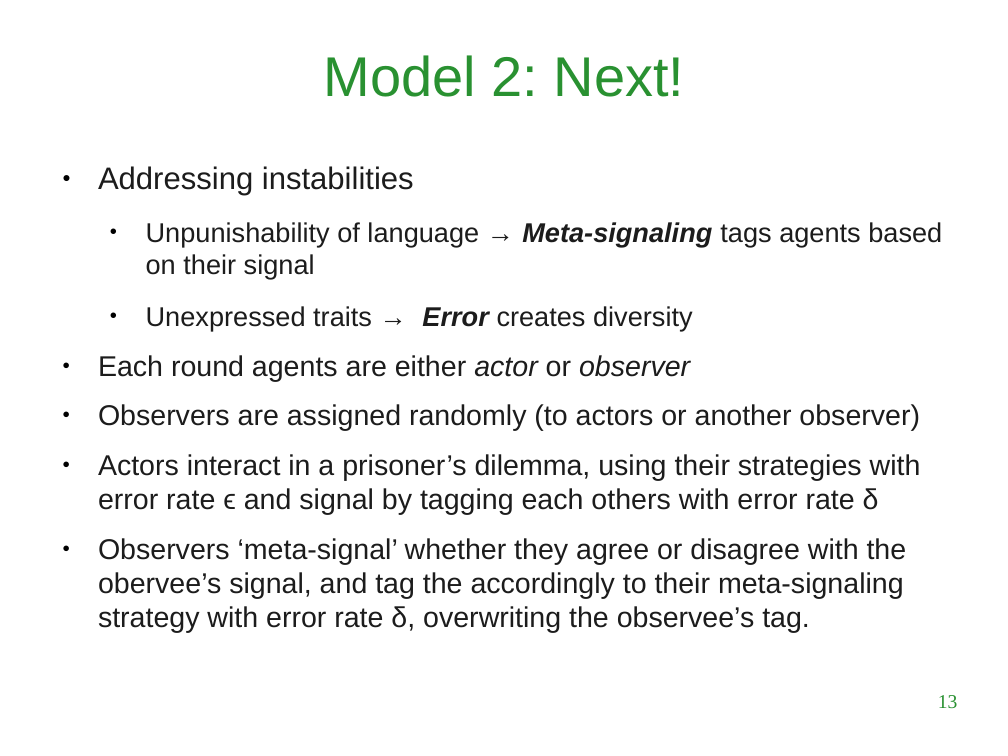
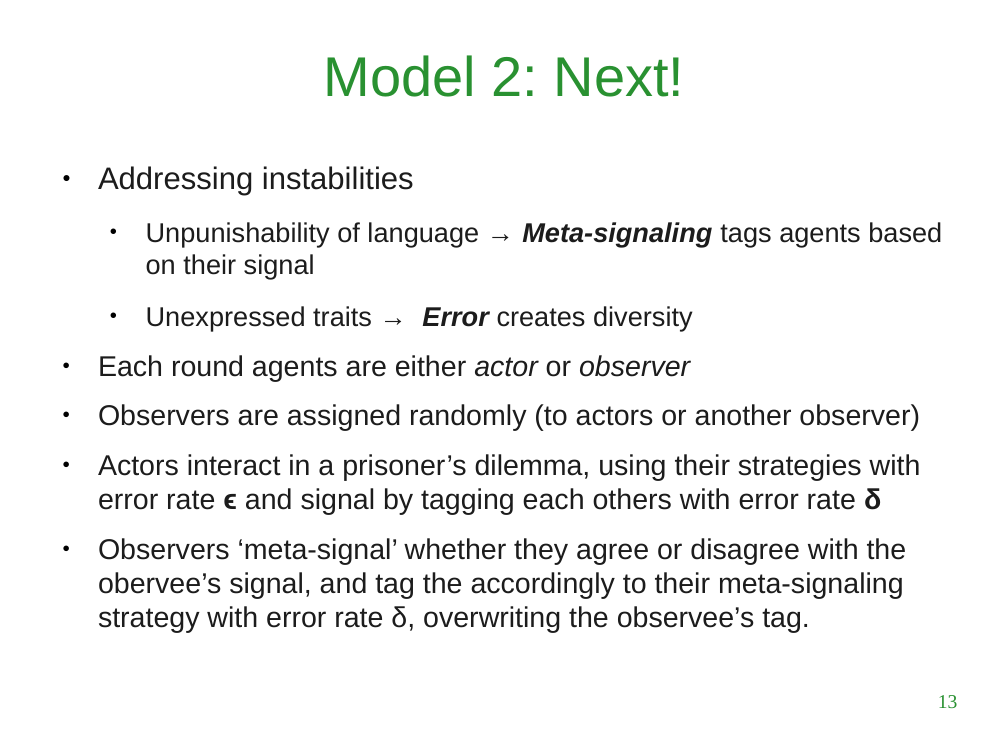
Before and after one commit to LuigiBrosNin/UNI, a slide deck: slide 13 of Master first year/Complex systems and network science/Tit_for_tatting_presentation.odp. Drawn at 1008x756 pixels with LibreOffice and Linux fonts; fonts in the diff are those of the drawing; background and template pictures are left out. Boxes give left, top, right and bottom in pixels: in the first picture for what was removed or moved away, otherwise in the second. Text is boxed around its words. In the diff, an @@ line names an element or a change of style, - is before the commit and + after.

```diff
--- a/Master first year/Complex systems and network science/Tit_for_tatting_presentation.odp
+++ b/Master first year/Complex systems and network science/Tit_for_tatting_presentation.odp
@@ text at (x1=98, y1=454, x2=921, y2=515): bold on in "ϵ δ" @@
```
Also in this commit, not shown: 3 other slides changed, 1 other file.
